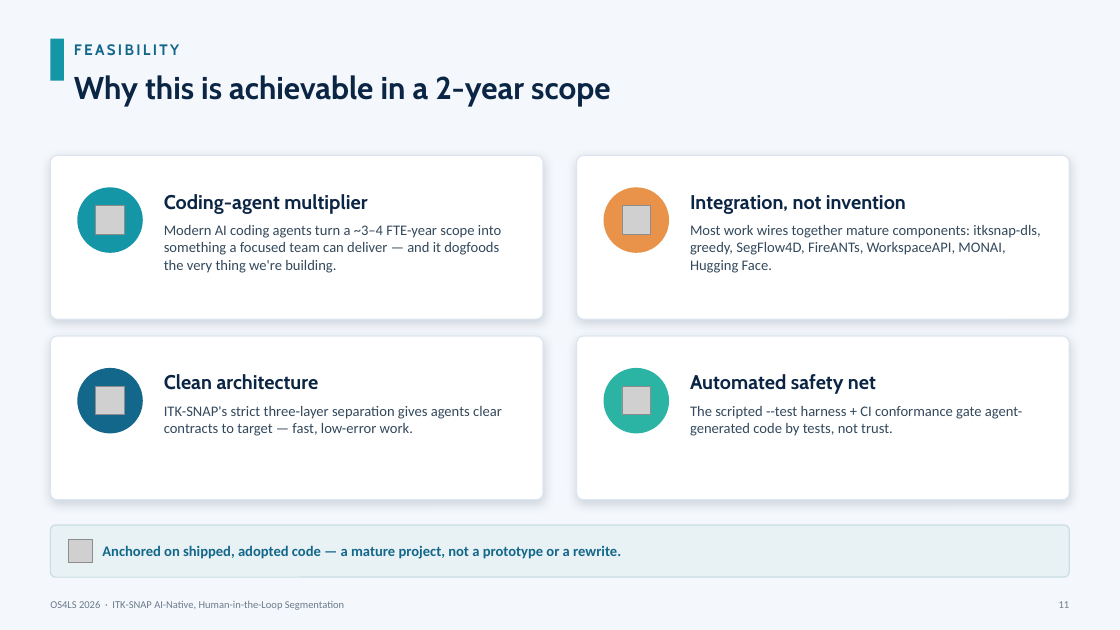
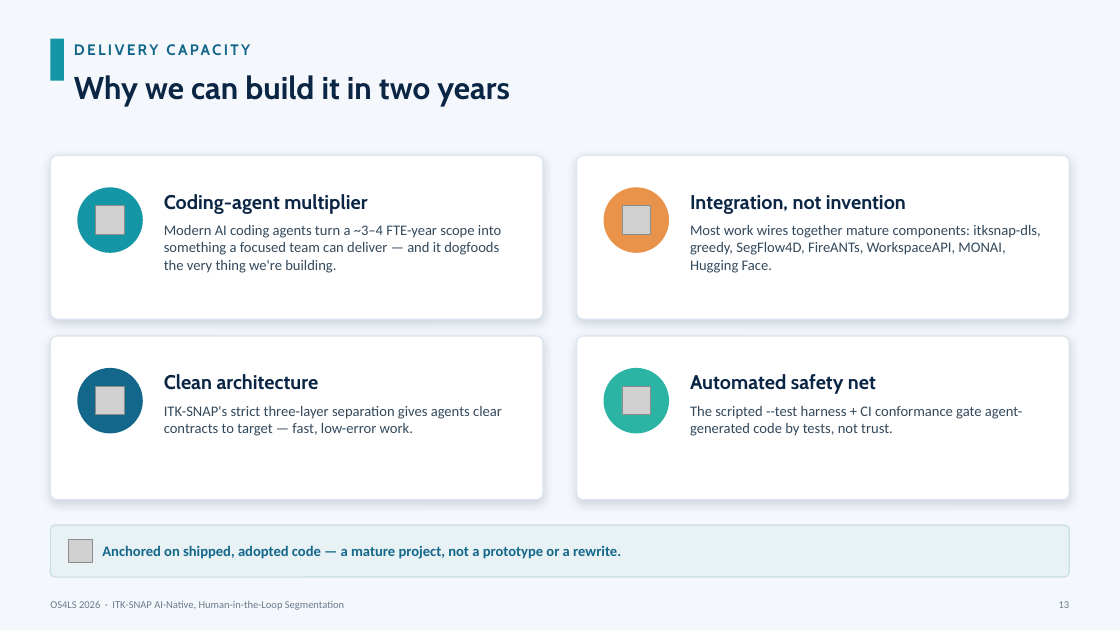
Before and after one commit to jilei-hao/itksnap-developer, a slide deck: slide 13 of projects/os4ls-grant-2026/deck/ideas.pptx (slide 11 before the commit). Drawn at 1120x630 pixels with LibreOffice and Linux fonts; fonts in the diff are those of the drawing; grey boxes stand for pictures. Boxes give left, top, right and bottom in pixels: in the first picture for what was removed or moved away, otherwise in the second. Text is boxed around its words. In the diff, an @@ line names an element or a change of style, - is before the commit and + after.

```diff
--- a/projects/os4ls-grant-2026/deck/ideas.pptx
+++ b/projects/os4ls-grant-2026/deck/ideas.pptx
@@ text at (74,44,179,55): text changed @@
-FEASIBILITY
+DELIVERY CAPACITY
@@ text at (74,75,510,106): text changed @@
-Why this is achievable in a 2-year scope
+Why we can build it in two years
```
Also in this commit, not shown: 2 other slides changed, 3 slides added, 4 other files.
